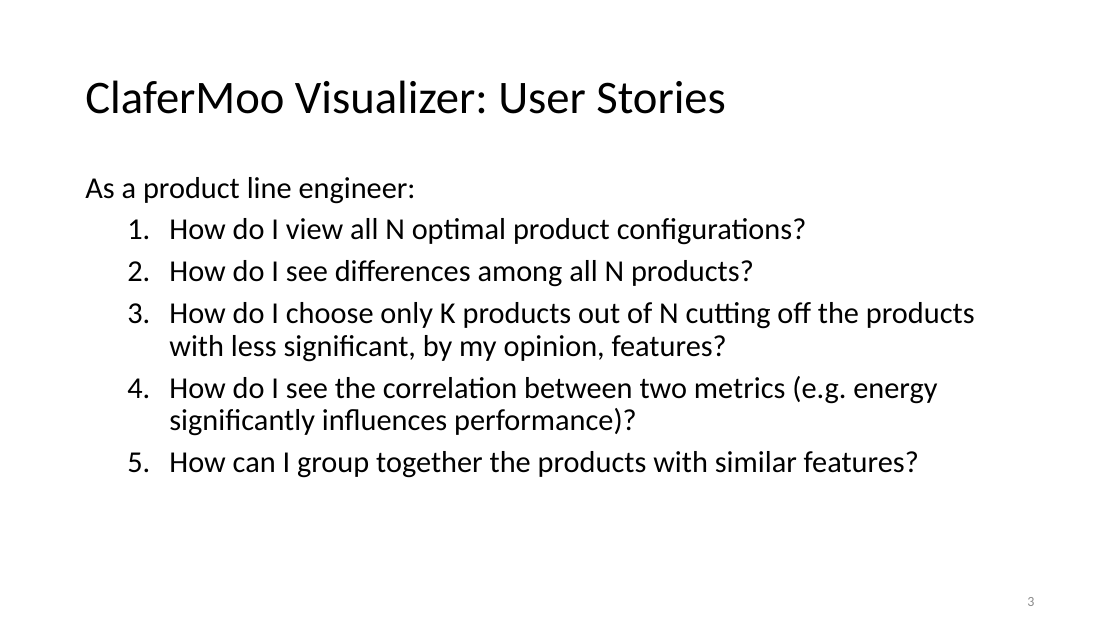
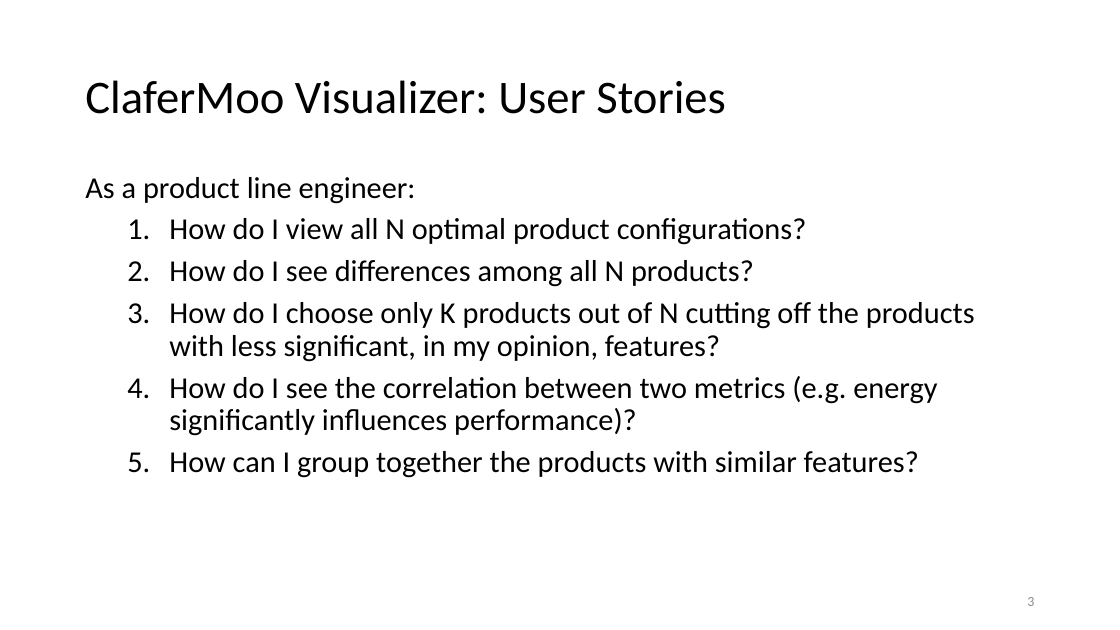
Before and after one commit to gsdlab/ClaferMooVisualizer, a slide deck: slide 3 of Talk_Samples/Updated_Talk_Oct25_Alex.pptx. Drawn at 1120x630 pixels with LibreOffice and Linux fonts; fonts in the diff are those of the drawing. Boxes give left, top, right and bottom in pixels: in the first picture for what was removed or moved away, otherwise in the second. Text is boxed around its words. In the diff, an @@ line names an element or a change of style, - is before the commit and + after.

Commit message:
Change For Presentation

```diff
--- a/Talk_Samples/Updated_Talk_Oct25_Alex.pptx
+++ b/Talk_Samples/Updated_Talk_Oct25_Alex.pptx
@@ text at box(169, 302, 975, 362): text changed @@
-  3. How do I choose only K products out of N cutting off the products with less significant, by my opinion, features?
+  3. How do I choose only K products out of N cutting off the products with less significant, in my opinion, features?
```
Also in this commit, not shown: 2 other files.
